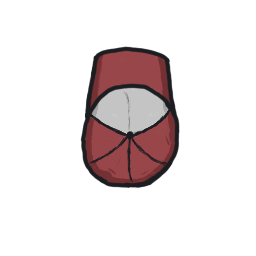
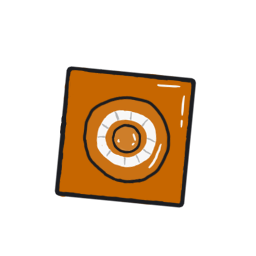
Comparing the layer stacks of the two 256x256 images. Changes:
hid group "Baseball Cap" (4 layers) over box(54, 46, 197, 208)
painted on "HatLine" over box(54, 46, 197, 208)
hid "HatColor" (2nd of 3, in "Baseball Cap") over box(64, 46, 197, 208)
showed group "TrafficCone" (4 layers) over box(54, 46, 197, 208)
painted on "Paint Layer 16" over box(54, 46, 197, 208)
painted on "Paint Layer 17" over box(64, 64, 197, 208)
painted on "Paint Layer 19" over box(64, 46, 197, 208)
painted on "Paint Layer 18" over box(54, 46, 197, 208)
